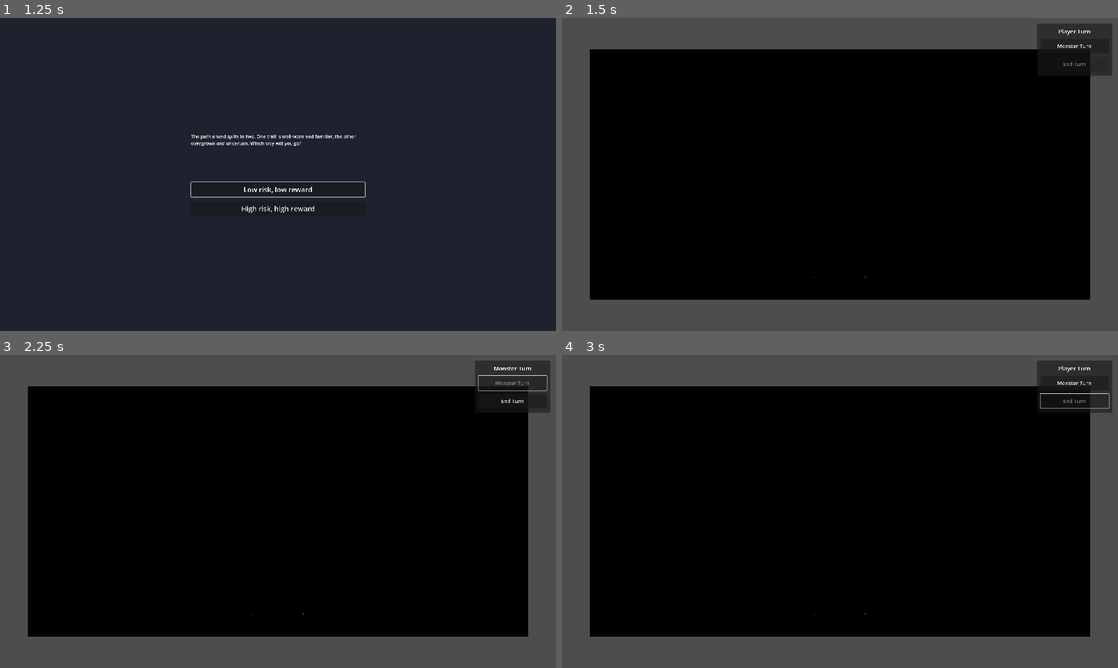
Above: before the commit, frames 1-4 (two rows, left to right).
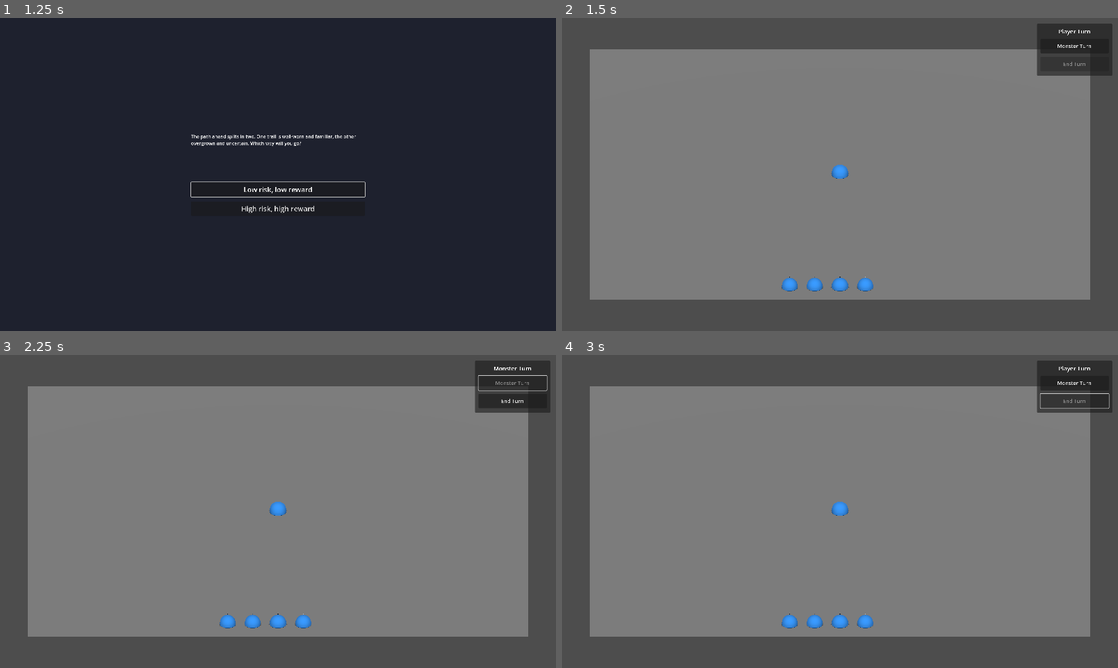
Above: after the commit, the same moments.

Repository: aartcmeijer-hash/silt-2
Game: Godot game, scene res://scenes/menus/main_menu.tscn
The game is run twice, just before and just after one commit, with the same random seed, the same clock (stepped at 60 frames per second) and the same inputs.
Inputs:
- Up to frame 1 (1.25 s): click "Play" at 0.5 s
- Up to frame 2 (1.5 s): click "Low risk, low reward" at 1.25 s
- Up to frame 3 (2.25 s): click "Monster Turn" at 2 s
- Up to frame 4 (3 s): click "End Turn" at 2.75 s

Frame 1 is identical in both runs. In frame 2, 72% of the frame differs, in the area x 5-95%, y 10-90%; in frame 3, 72%; in frame 4, 72%.

Commit message:
fix: add lighting and brighten floor tiles for visibility
- Add DirectionalLight3D to illuminate the 3D scene
- Brighten floor tile material from RGB(0.23, 0.25, 0.31) to (0.5, 0.55, 0.65)
- Enable shadows on directional light

Without lighting, 3D surfaces are invisible. Floor tiles now visible.

Co-Authored-By: Claude Sonnet 4.5 <noreply@anthropic.com>

Diff:
--- a/resources/materials/floor_tile_material.tres
+++ b/resources/materials/floor_tile_material.tres
@@ -1,6 +1,6 @@
 [gd_resource type="StandardMaterial3D" format=3 uid="uid://c8y7qvh5xjw8v"]
 
 [resource]
-albedo_color = Color(0.227451, 0.25098, 0.313726, 1)
+albedo_color = Color(0.5, 0.55, 0.65, 1)
 metallic = 0.0
 roughness = 0.8
--- a/scenes/game/tactical_game_screen.tscn
+++ b/scenes/game/tactical_game_screen.tscn
@@ -12,6 +12,11 @@
 projection = 1
 size = 400.0
 far = 1000.0
+
+[node name="DirectionalLight3D" type="DirectionalLight3D" parent="."]
+transform = Transform3D(1, 0, 0, 0, 0.707107, 0.707107, 0, -0.707107, 0.707107, 0, 500, 500)
+light_energy = 1.0
+shadow_enabled = true
 
 [node name="IsometricGrid" parent="." instance=ExtResource("2_grid")]
 
